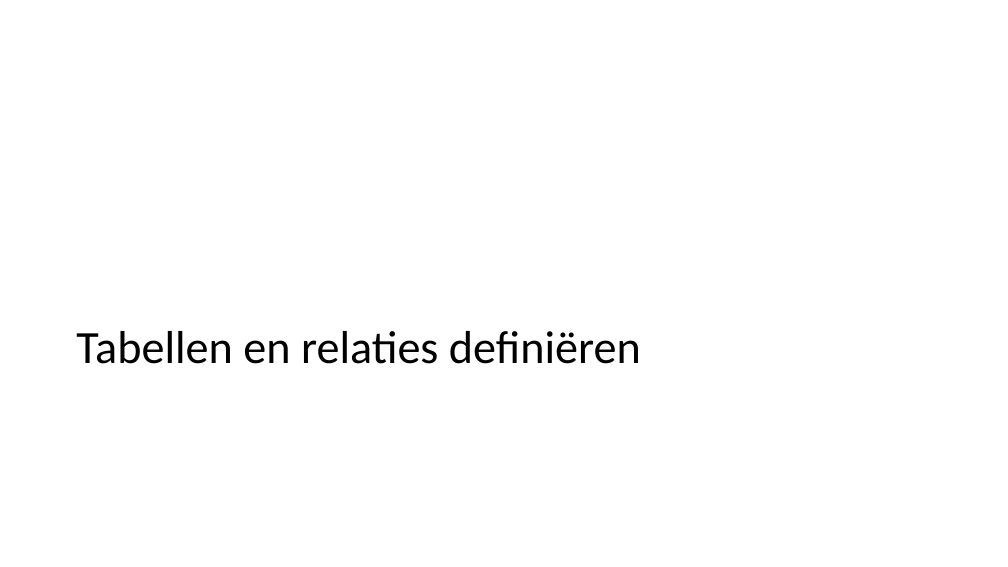
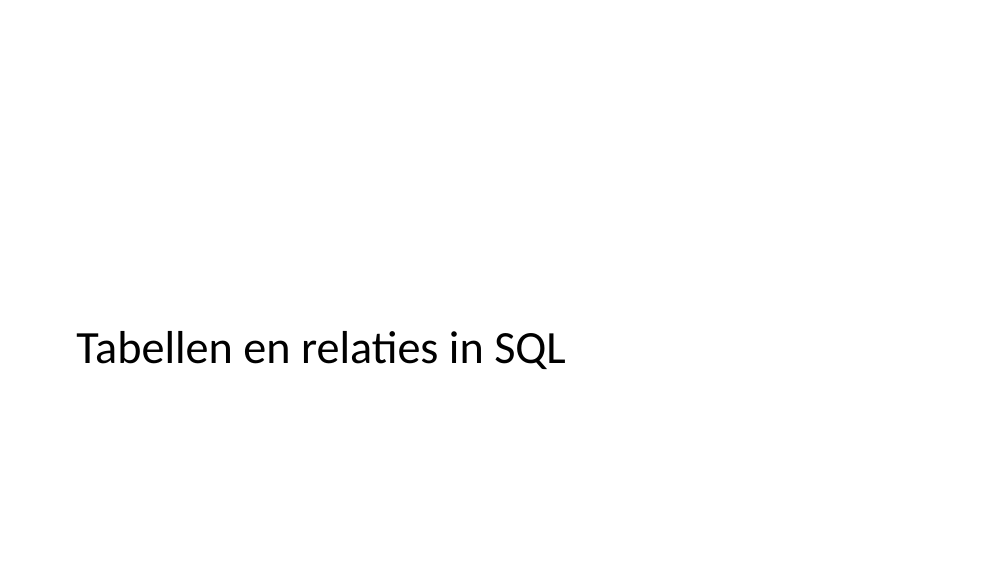
Before and after one commit to LFKoning/knowledge-sharing, a slide deck: slide 28 of sql_course_2p/2_database_design/2_database_design.pptx. Drawn at 1008x567 pixels with LibreOffice and Linux fonts; fonts in the diff are those of the drawing. Boxes give left, top, right and bottom in pixels: in the first picture for what was removed or moved away, otherwise in the second. Text is boxed around its words. In the diff, an @@ line names an element or a change of style, - is before the commit and + after.

```diff
--- a/sql_course_2p/2_database_design/2_database_design.pptx
+++ b/sql_course_2p/2_database_design/2_database_design.pptx
@@ title at (76,331,566,369): text changed @@
-Tabellen en relaties definiëren
+Tabellen en relaties in SQL
```
Also in this commit, not shown: 17 other slides changed, 5 other files.
